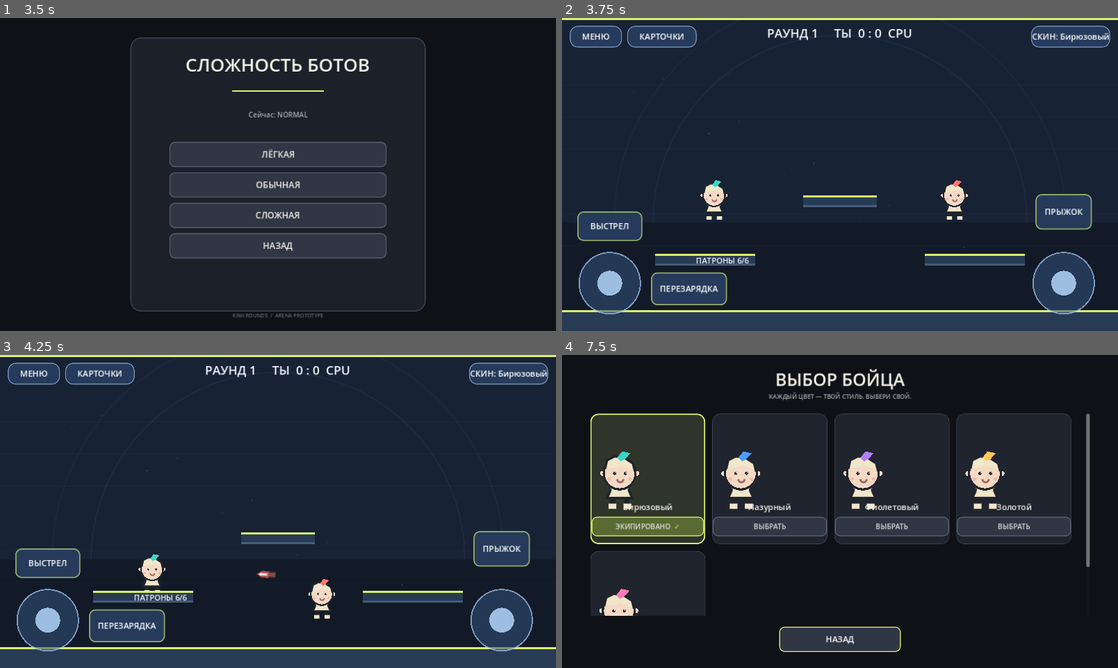
Above: before the commit, frames 1-4 (two rows, left to right).
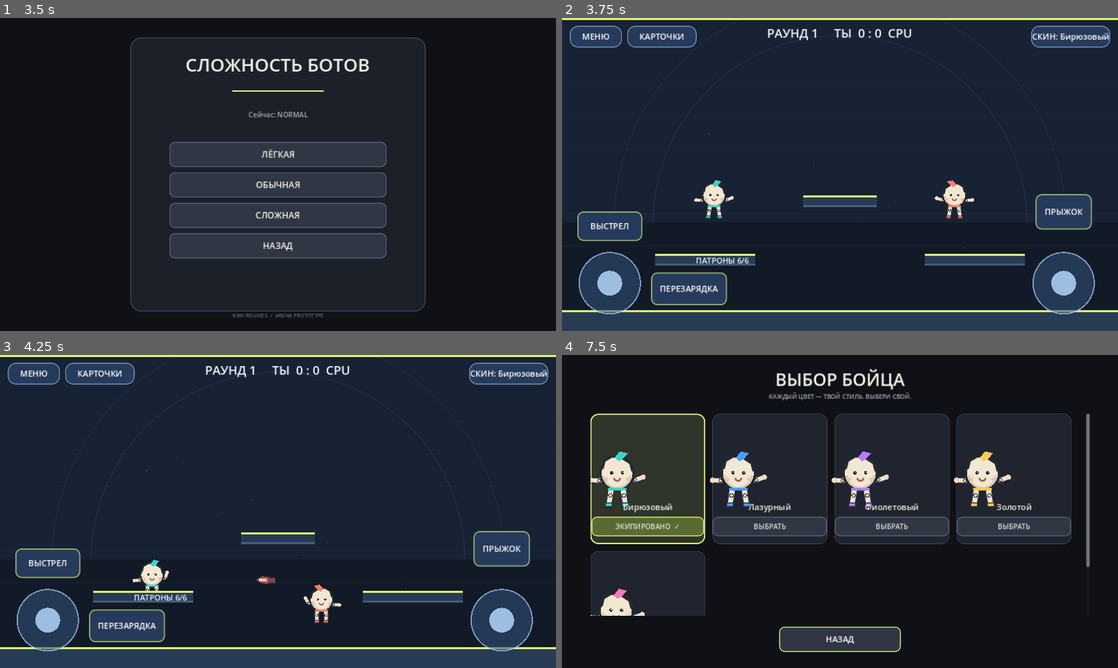
Above: after the commit, the same moments.

Repository: loslam-del/Kiwi-rounds
Game: Godot game, scene res://scenes/main.tscn
Same seed, same stepped clock (60 frames per second), same inputs: the game is played once before the commit and once after it.
Inputs (mouse positions are in pixels of both pictures, inside the frame that each line leads up to):
- Up to frame 1 (3.5 s): click "ИГРАТЬ" at 0.5 s; click "ОНЛАЙН — ПОЗЖЕ" at 1.25 s; click "НАЗАД" at 2 s; click "ПРОТИВ БОТОВ" at 2.75 s
- Up to frame 2 (3.75 s): click "ЛЁГКАЯ" at 3.5 s
- Up to frame 3 (4.25 s): no input
- Up to frame 4 (7.5 s): drag from (612, 621) to (817, 574) at 4.27 s; drag from (612, 564) to (812, 574) at 5.02 s; move the mouse to (689, 627) at 5.77 s; hold A 5.78-6.5 s; hold I 5.78-6.5 s; click (689, 627) at 5.92 s; drag from (1062, 621) to (673, 464) at 6.52 s; click "СКИН: Бирюзовый" at 7.25 s

Frame 1 is identical in both runs. In frame 2, 0.4% of the frame differs, in the area x 23-75%, y 51-65%; in frame 3, 0.6%; in frame 4, 1.9%, in the area x 5-81%, y 30-84%.
Error in both runs: Invalid assignment of property or key 'scale_amount' with value of type 'float' on a base object of type 'CPUParticles2D'. (res://scripts/pulse.gd:49)

Commit message:
Redesign fighters with articulated ROUNDS-style ragdoll limbs

Diff:
--- a/scripts/player.gd
+++ b/scripts/player.gd
@@ -60,6 +60,20 @@
 var ground_accel_scale := 1.0
 var wall_jump_scale := 1.0
 
+# Lightweight articulated ragdoll: every limb segment has its own angular inertia.
+var ragdoll_angles := {
+    "arm_l": -0.95, "forearm_l": -0.72,
+    "arm_r": 0.95, "forearm_r": 0.72,
+    "leg_l": -0.12, "shin_l": -0.08,
+    "leg_r": 0.12, "shin_r": 0.08
+}
+var ragdoll_speeds := {
+    "arm_l": 0.0, "forearm_l": 0.0,
+    "arm_r": 0.0, "forearm_r": 0.0,
+    "leg_l": 0.0, "shin_l": 0.0,
+    "leg_r": 0.0, "shin_r": 0.0
+}
+
 func _ready() -> void:
     collision_layer = 1
     collision_mask = 3
@@ -67,8 +81,8 @@
     floor_snap_length = 8.0
     safe_margin = 0.08
     var capsule := CapsuleShape2D.new()
-    capsule.radius = 18.0
-    capsule.height = 88.0
+    capsule.radius = 20.0
+    capsule.height = 62.0
     shape.shape = capsule
     add_child(shape)
 
@@ -164,6 +178,7 @@
         else:
             start_reload()
     move_and_slide()
+    _update_ragdoll(delta)
     if is_on_wall() and not is_on_floor() and velocity.y > 160.0:
         velocity.y = minf(velocity.y, 270.0)
     queue_redraw()
@@ -299,79 +314,125 @@
     bot_jump_hold_timer = 0.0
     air_jumps_left = 1 + extra_air_jumps
 
+func _update_ragdoll(delta: float) -> void:
+    var grounded := is_on_floor()
+    var run_cycle := sin(animation_time) if absf(velocity.x) > 35.0 and grounded else 0.0
+    var air := 0.0 if grounded else clampf(absf(velocity.y) / 850.0, 0.0, 1.0)
+    var local_aim := Vector2(aim_input.x * facing, aim_input.y).normalized()
+    if local_aim.length() < 0.1:
+        local_aim = Vector2.RIGHT
+    var weapon_angle := PI * 0.5 - local_aim.angle()
+    var targets := {
+        "arm_l": -0.92 - run_cycle * 0.28 - air * 0.55,
+        "forearm_l": -0.62 - run_cycle * 0.18 - air * 0.35,
+        "arm_r": lerpf(0.88, weapon_angle, 0.82) + air * 0.48,
+        "forearm_r": lerpf(0.62, weapon_angle + 0.18, 0.86) + air * 0.32,
+        "leg_l": -0.10 + run_cycle * 0.58 + air * -0.22,
+        "shin_l": -0.05 + maxf(0.0, run_cycle) * 0.48 + air * 0.72,
+        "leg_r": 0.10 - run_cycle * 0.58 + air * 0.22,
+        "shin_r": 0.05 + maxf(0.0, -run_cycle) * 0.48 - air * 0.72
+    }
+    targets["arm_r"] = float(targets["arm_r"]) - recoil_kick * 0.035
+    targets["forearm_r"] = float(targets["forearm_r"]) - recoil_kick * 0.055
+    for key in ragdoll_angles.keys():
+        var angle_now: float = ragdoll_angles[key]
+        var speed_now: float = ragdoll_speeds[key]
+        var target_angle: float = float(targets[key])
+        var stiffness := 17.0 if key.begins_with("shin") or key.begins_with("forearm") else 12.0
+        var damping := 5.2
+        var gravity_torque := -sin(angle_now) * (2.2 + air * 1.5)
+        var acceleration := (target_angle - angle_now) * stiffness + gravity_torque - speed_now * damping
+        speed_now += acceleration * delta
+        angle_now += speed_now * delta
+        ragdoll_speeds[key] = speed_now
+        ragdoll_angles[key] = angle_now
+
+func _limb_vector(angle: float, length: float) -> Vector2:
+    return Vector2(sin(angle), cos(angle)) * length
+
+func _draw_limb(from_point: Vector2, to_point: Vector2, width: float, fill: Color, outline: Color) -> void:
+    draw_line(from_point, to_point, outline, width + 4.0, true)
+    draw_line(from_point, to_point, fill, width, true)
+    draw_circle(from_point, width * 0.53, outline)
+    draw_circle(from_point, width * 0.34, fill)
+    draw_circle(to_point, width * 0.48, outline)
+    draw_circle(to_point, width * 0.30, fill)
+
 func _draw() -> void:
-    var grounded := is_on_floor()
-    var moving := absf(velocity.x) > 30.0 and grounded
-    var stride := sin(animation_time) * 10.0 if moving else 0.0
-    var bob := absf(sin(animation_time * 2.0)) * 2.8 if moving else 0.0
-    var body_center := Vector2(0.0,-8.0+bob)
-    var outline := Color("#20232b")
-    var hair := Color("#f0e6c9")
-    var hair_shadow := Color("#c9bd9e")
-    var green := body_color
+    var bob := absf(sin(animation_time * 2.0)) * 1.8 if absf(velocity.x) > 35.0 and is_on_floor() else 0.0
+    var body_center := Vector2(0.0, -8.0 + bob)
+    var outline := Color("#252833")
+    var cream := Color("#f2e7d0")
     var skin := Color("#f4d9c5")
-
-    # Noodle legs: deliberately simple and elastic, like an arena fighter.
-    var hip_left := Vector2(-9.0,13.0+bob)
-    var hip_right := Vector2(9.0,13.0+bob)
-    var foot_left := Vector2(-12.0+stride,43.0)
-    var foot_right := Vector2(12.0-stride,43.0)
-    draw_line(hip_left,foot_left,outline,7.0,true)
-    draw_line(hip_right,foot_right,outline,7.0,true)
-    draw_line(foot_left+Vector2(-5,1),foot_left+Vector2(6,1),hair,7.0,true)
-    draw_line(foot_right+Vector2(-5,1),foot_right+Vector2(6,1),hair,7.0,true)
-
-    # Small dress-like body with a green waist ribbon.
+    var accent := body_color
+    draw_set_transform(Vector2.ZERO, 0.0, Vector2(facing, 1.0))
+
+    # Two independently swinging legs with loose knees and rounded shoes.
+    var hip_l := Vector2(-9.0, 12.0 + bob)
+    var hip_r := Vector2(9.0, 12.0 + bob)
+    var knee_l := hip_l + _limb_vector(ragdoll_angles["leg_l"], 15.0)
+    var knee_r := hip_r + _limb_vector(ragdoll_angles["leg_r"], 15.0)
+    var foot_l := knee_l + _limb_vector(ragdoll_angles["leg_l"] + ragdoll_angles["shin_l"], 15.0)
+    var foot_r := knee_r + _limb_vector(ragdoll_angles["leg_r"] + ragdoll_angles["shin_r"], 15.0)
+    _draw_limb(hip_l, knee_l, 7.0, cream, outline)
+    _draw_limb(knee_l, foot_l, 6.5, cream, outline)
+    _draw_limb(hip_r, knee_r, 7.0, cream, outline)
+    _draw_limb(knee_r, foot_r, 6.5, cream, outline)
+    draw_line(foot_l + Vector2(-4.5, 1.0), foot_l + Vector2(5.5, 1.0), outline, 8.0, true)
+    draw_line(foot_r + Vector2(-4.5, 1.0), foot_r + Vector2(5.5, 1.0), outline, 8.0, true)
+    draw_line(foot_l + Vector2(-4.0, 0.0), foot_l + Vector2(4.0, 0.0), accent, 3.0, true)
+    draw_line(foot_r + Vector2(-4.0, 0.0), foot_r + Vector2(4.0, 0.0), accent, 3.0, true)
+
+    # Arms articulate at shoulders and elbows; recoil and aim move the weapon arm.
+    var shoulder_l := Vector2(-17.0, -5.0 + bob)
+    var shoulder_r := Vector2(17.0, -5.0 + bob)
+    var elbow_l := shoulder_l + _limb_vector(ragdoll_angles["arm_l"], 14.0)
+    var elbow_r := shoulder_r + _limb_vector(ragdoll_angles["arm_r"], 14.0)
+    var hand_l := elbow_l + _limb_vector(ragdoll_angles["arm_l"] + ragdoll_angles["forearm_l"], 13.0)
+    var hand_r := elbow_r + _limb_vector(ragdoll_angles["arm_r"] + ragdoll_angles["forearm_r"], 13.0)
+    _draw_limb(shoulder_l, elbow_l, 6.5, cream, outline)
+    _draw_limb(elbow_l, hand_l, 5.5, cream, outline)
+    _draw_limb(shoulder_r, elbow_r, 6.5, cream, outline)
+    _draw_limb(elbow_r, hand_r, 5.5, cream, outline)
+    draw_circle(hand_l, 4.2, skin)
+    draw_circle(hand_r, 4.2, skin)
+
+    # ROUNDS-like compact ball fighter: one clean round silhouette.
+    draw_circle(body_center, 28.0, outline)
+    draw_circle(body_center, 24.5, cream)
+    draw_arc(body_center + Vector2(0.0, 1.0), 22.0, 0.12, PI - 0.12, 32, Color("#d4c8ae"), 1.8, true)
+    draw_circle(Vector2(-8.5, -9.0 + bob), 2.7, outline)
+    draw_circle(Vector2(8.5, -9.0 + bob), 2.7, outline)
+    draw_circle(Vector2(-7.7, -9.8 + bob), 0.85, Color.WHITE)
+    draw_circle(Vector2(9.3, -9.8 + bob), 0.85, Color.WHITE)
+    draw_arc(Vector2(0.0, -1.0 + bob), 4.8, 0.18, PI - 0.18, 16, Color("#9a655d"), 1.7, true)
+    draw_circle(Vector2(-17.0, 1.0 + bob), 3.0, Color("#eaa59c", 0.52))
+    draw_circle(Vector2(17.0, 1.0 + bob), 3.0, Color("#eaa59c", 0.52))
+
+    # Kiwi's cream fringe and tiny green leaf.
     draw_colored_polygon(PackedVector2Array([
-        Vector2(-12,-2+bob),Vector2(12,-2+bob),Vector2(15,20+bob),
-        Vector2(20,31+bob),Vector2(-20,31+bob),Vector2(-15,20+bob)
-    ]),hair)
+        Vector2(-23.0, -16.0 + bob), Vector2(-20.0, -28.0 + bob),
+        Vector2(-8.0, -35.0 + bob), Vector2(7.0, -33.0 + bob),
+        Vector2(21.0, -24.0 + bob), Vector2(24.0, -12.0 + bob),
+        Vector2(13.0, -17.0 + bob), Vector2(2.0, -20.0 + bob),
+        Vector2(-9.0, -17.0 + bob)
+    ]), cream)
     draw_polyline(PackedVector2Array([
-        Vector2(-12,-2+bob),Vector2(12,-2+bob),Vector2(15,20+bob),
-        Vector2(20,31+bob),Vector2(-20,31+bob),Vector2(-15,20+bob),
-        Vector2(-12,-2+bob)
-    ]),outline,2.5,true)
-    draw_line(Vector2(-14,13+bob),Vector2(14,13+bob),green,5.0,true)
+        Vector2(-23.0, -16.0 + bob), Vector2(-20.0, -28.0 + bob),
+        Vector2(-8.0, -35.0 + bob), Vector2(7.0, -33.0 + bob),
+        Vector2(21.0, -24.0 + bob), Vector2(24.0, -12.0 + bob)
+    ]), outline, 2.2, true)
     draw_colored_polygon(PackedVector2Array([
-        Vector2(0,10+bob),Vector2(7,15+bob),Vector2(0,20+bob),Vector2(-7,15+bob)
-    ]),green)
-
-    # Loose noodle arms swing with movement.
-    var swing := sin(animation_time)*5.0 if moving else 0.0
-    var shoulder_left := Vector2(-13,-1+bob)
-    var shoulder_right := Vector2(13,-1+bob)
-    var hand_left := Vector2(-27-swing,-8+bob)
-    var hand_right := Vector2(27+swing,-8+bob)
-    draw_line(shoulder_left,hand_left,outline,6.0,true)
-    draw_line(shoulder_right,hand_right,outline,6.0,true)
-    draw_circle(hand_left,4.0,skin)
-    draw_circle(hand_right,4.0,skin)
-
-    # Round Kiwi face, cream fringe, green leaf pin and bold outline.
-    draw_circle(body_center,27.0,outline)
-    draw_circle(body_center,23.5,skin)
-    draw_colored_polygon(PackedVector2Array([
-        Vector2(-23,-16+bob),Vector2(-20,-29+bob),Vector2(-8,-35+bob),
-        Vector2(7,-33+bob),Vector2(21,-24+bob),Vector2(24,-12+bob),
-        Vector2(13,-17+bob),Vector2(2,-20+bob),Vector2(-9,-17+bob)
-    ]),hair)
-    draw_polyline(PackedVector2Array([
-        Vector2(-23,-16+bob),Vector2(-20,-29+bob),Vector2(-8,-35+bob),
-        Vector2(7,-33+bob),Vector2(21,-24+bob),Vector2(24,-12+bob)
-    ]),outline,2.4,true)
-    draw_colored_polygon(PackedVector2Array([
-        Vector2(-4,-33+bob),Vector2(4,-43+bob),Vector2(17,-40+bob),
-        Vector2(9,-31+bob),Vector2(2,-27+bob)
-    ]),green)
-    draw_circle(Vector2(-8,-8+bob),2.5,outline)
-    draw_circle(Vector2(9,-8+bob),2.5,outline)
-    draw_circle(Vector2(-7,-9+bob),0.8,Color.WHITE)
-    draw_circle(Vector2(10,-9+bob),0.8,Color.WHITE)
-    draw_arc(Vector2(1,1+bob),5.0,0.15,PI-0.15,16,Color("#9a655d"),1.8,true)
-    draw_circle(Vector2(-17,1+bob),3.0,Color("#eaa59c",0.55))
-    draw_circle(Vector2(17,1+bob),3.0,Color("#eaa59c",0.55))
-
+        Vector2(-4.0, -33.0 + bob), Vector2(4.0, -43.0 + bob),
+        Vector2(17.0, -40.0 + bob), Vector2(9.0, -31.0 + bob),
+        Vector2(2.0, -27.0 + bob)
+    ]), accent)
+    draw_line(Vector2(-14.0, 17.0 + bob), Vector2(14.0, 17.0 + bob), accent, 3.0, true)
+
+    if muzzle_flash > 0.0:
+        draw_circle(hand_r + _limb_vector(ragdoll_angles["arm_r"] + ragdoll_angles["forearm_r"], 5.0), 5.0, Color("#fff0a8", muzzle_flash / 0.075))
     if hit_flash > 0.0:
-        draw_circle(body_center,31.0,Color(1.0,0.35,0.28,hit_flash*0.35))
+        draw_circle(body_center, 31.0, Color(1.0, 0.35, 0.28, hit_flash * 0.35))
     if reload_visual > 0.0:
-        draw_arc(body_center,32.0,-PI/2.0,-PI/2.0+TAU*(1.0-reload_visual),32,green,3.0,true)
+        draw_arc(body_center, 32.0, -PI / 2.0, -PI / 2.0 + TAU * (1.0 - reload_visual), 32, accent, 3.0, true)
+    draw_set_transform(Vector2.ZERO, 0.0, Vector2.ONE)
